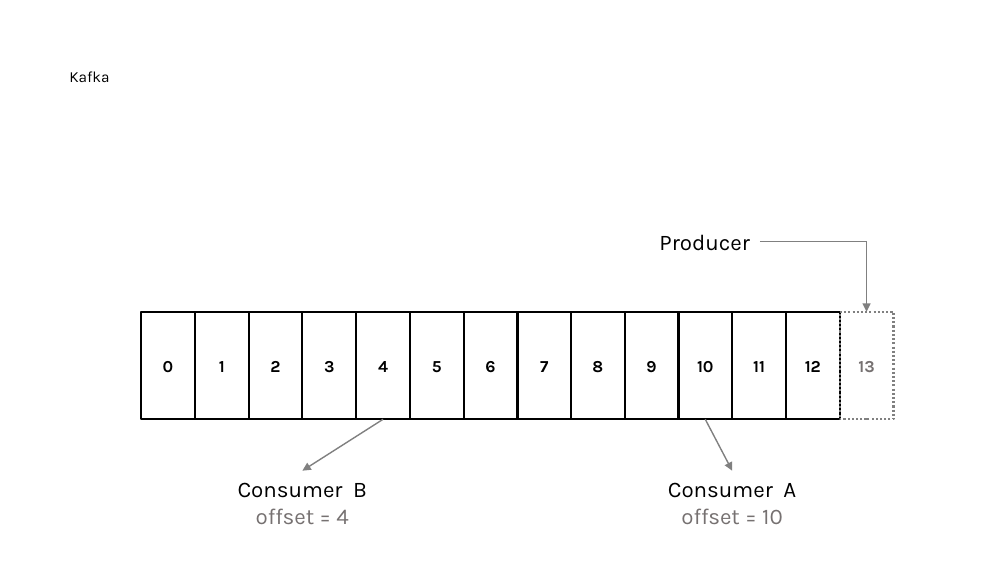
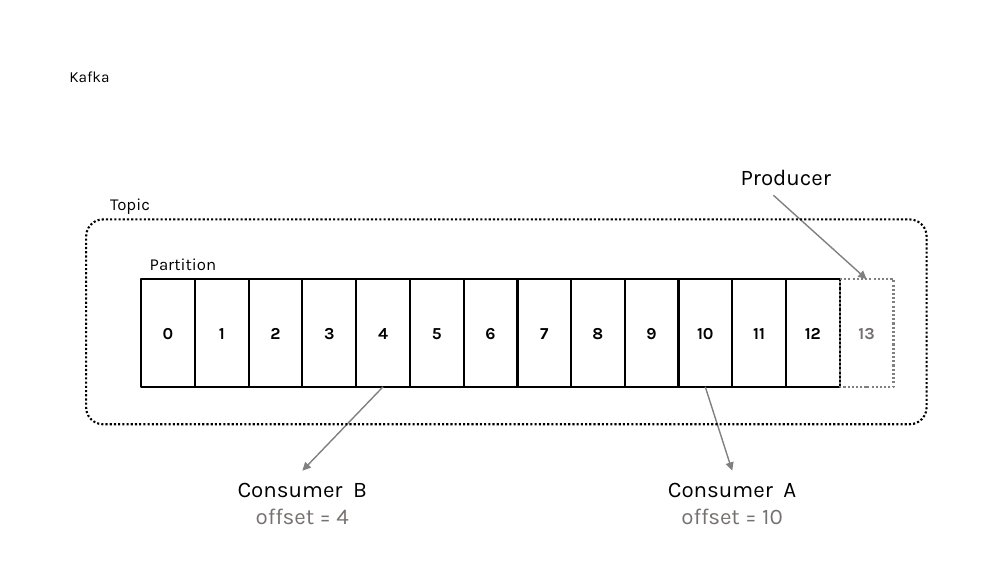
Before and after one commit to nayasis/fastcampus-hyper-webflux, a slide deck: slide 16 of 99.ppt/[Ch4-8. 결제 서비스 기능확장.pptx. Drawn at 1008x567 pixels with LibreOffice and Linux fonts; fonts in the diff are those of the drawing; background and template pictures are left out. Boxes give left, top, right and bottom in pixels: in the first picture for what was removed or moved away, otherwise in the second. Text is boxed around its words. In the diff, an @@ line names an element or a change of style, - is before the commit and + after.

Commit message:
Kafka 강의 스크립트 수정

```diff
--- a/99.ppt/[Ch4-8. 결제 서비스 기능확장.pptx
+++ b/99.ppt/[Ch4-8. 결제 서비스 기능확장.pptx
@@ text "Producer": place and size @@
-text "Producer" at (659,234,749,251)
+text "Producer" at (741,169,831,186)
@@ text added at (110,198,150,214), 12 pt, text #000000 @@
+Topic
@@ elbow arrow moved from (760, 242) - (867, 311) to (773, 196) - (867, 279) @@
@@ elbow arrow (773, 196) - (867, 279): elbow arrow to arrow @@
@@ rounded rectangle added at (86,220,926,424), outline #000000 1.5 pt dashed @@
@@ text added at (150,258,217,270), 12 pt, text #000000 @@
+Partition
@@ 14 rectangles: place and size @@
-14 rectangles at (141,311,893,419)
+14 rectangles at (141,279,893,387)
@@ arrow moved from (383, 419) - (302, 471) to (383, 387) - (302, 471) @@
@@ arrow moved from (706, 419) - (732, 471) to (706, 387) - (732, 471) @@
```
Also in this commit, not shown: 2 other slides changed, 1 slide added, 1 slide removed.
